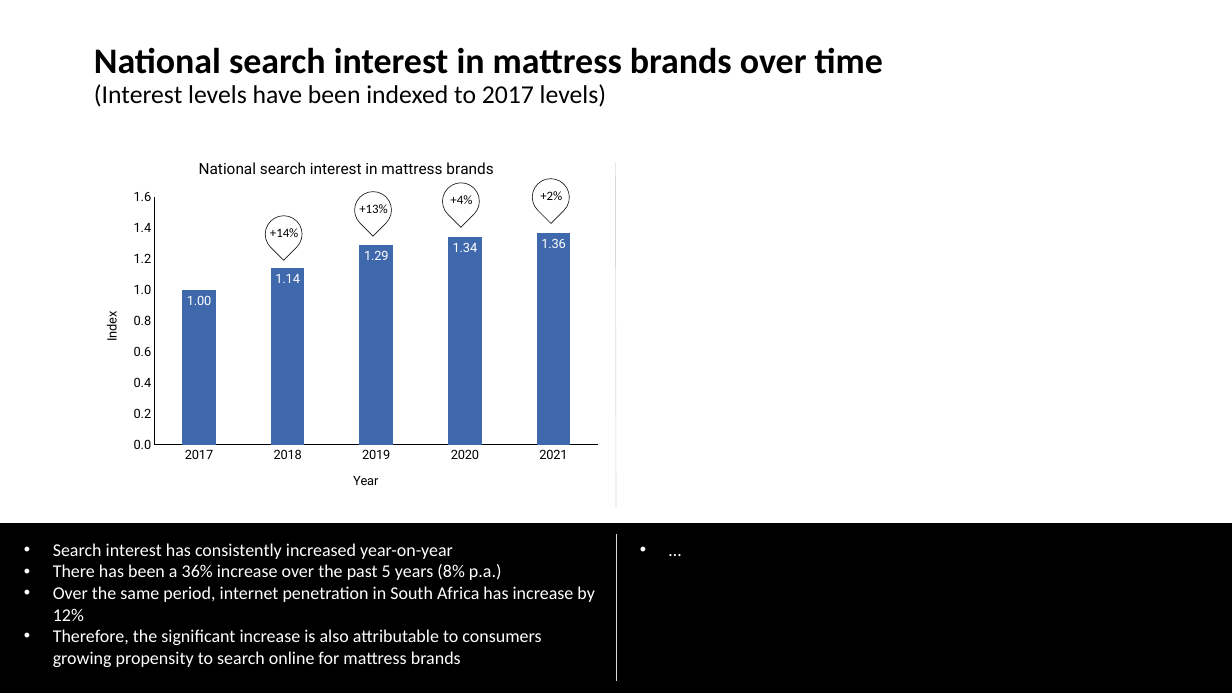
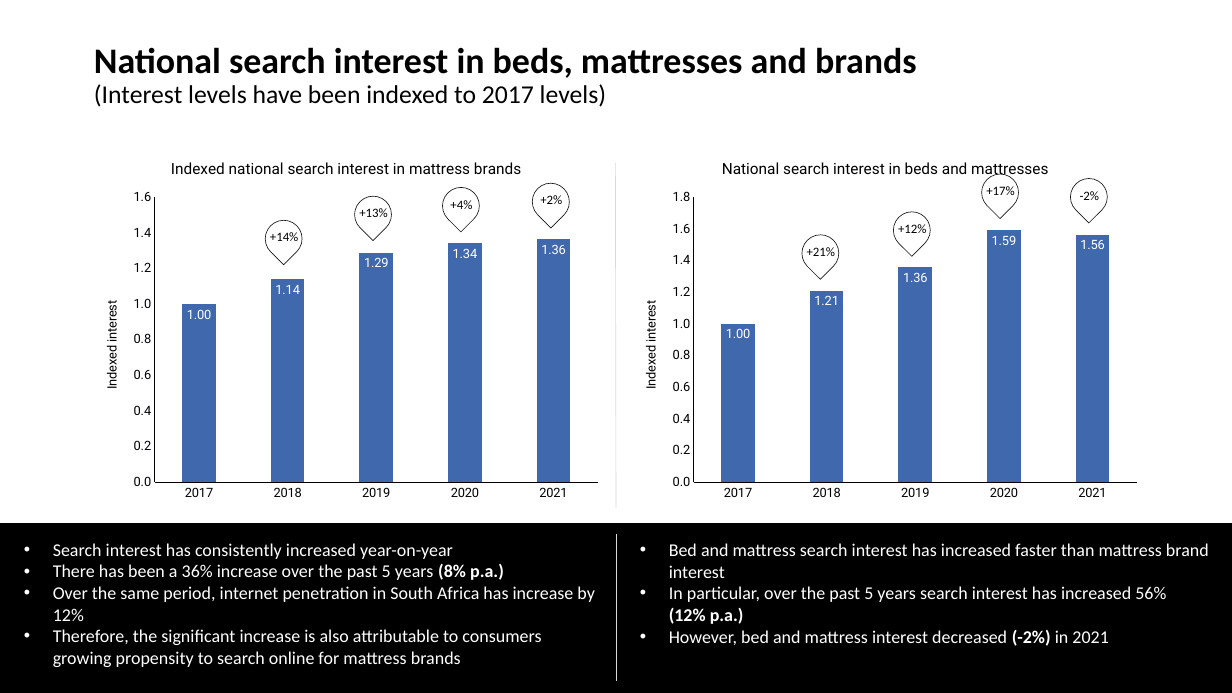
Before and after one commit to twdobson/mattress-trends, a slide deck: slide 8 of bravo_preso.pptx (slide 6 before the commit). Drawn at 1232x693 pixels with LibreOffice and Linux fonts; fonts in the diff are those of the drawing. Boxes give left, top, right and bottom in pixels: in the first picture for what was removed or moved away, otherwise in the second. Text is boxed around its words. In the diff, an @@ line names an element or a change of style, - is before the commit and + after.

```diff
--- a/bravo_preso.pptx
+++ b/bravo_preso.pptx
@@ title at [94, 47, 917, 107]: text changed @@
-National search interest in mattress brands over time
-(Interest levels have been indexed to 2017 levels)
+National search interest in beds, mattresses and brands
+(Interest levels have been indexed to 2017 levels)
@@ column chart at [85, 143, 609, 508] @@
@@ title "National search interest in mattress brands " to "Indexed national search interest in mattress brands " @@
@@ category axis title "Year " to "" @@
@@ value axis title "Index " to "Indexed interest " @@
@@ column chart added at [624, 143, 1148, 508] @@
+title "National search interest in beds and mattresses "
+categories: 2017, 2018, 2019, 2020, 2021
+Series 1: 1, 1.209539, 1.35625, 1.590461, 1.5625
@@ 4 texts, 4 teardrops: place and size @@
-4 texts, 4 teardrops at [258, 171, 577, 261]
+4 texts, 4 teardrops at [258, 175, 577, 265]
@@ teardrop added at [974, 166, 1026, 218], outline #181717 0.5 pt @@
@@ teardrop added at [1063, 171, 1115, 223], outline #181717 0.5 pt @@
@@ teardrop added at [886, 204, 938, 256], outline #181717 0.5 pt @@
@@ text added at [986, 186, 1014, 195], 10 pt, text #000000 @@
++17%
@@ text added at [1080, 191, 1100, 200], 10 pt, text #000000 @@
+-2%
@@ teardrop added at [795, 227, 847, 279], outline #181717 0.5 pt @@
@@ text added at [898, 224, 926, 233], 10 pt, text #000000 @@
++12%
@@ text added at [807, 247, 835, 256], 10 pt, text #000000 @@
++21%
@@ text at [53, 564, 504, 580]: bold on in "(8% p.a.)" @@
@@ text at [669, 543, 1209, 646]: text changed @@
-• …
+• Bed and mattress search interest has increased faster than mattress brand interest
+• In particular, over the past 5 years search interest has increased 56% (12% p.a.)
+• However, bed and mattress interest decreased (-2%) in 2021
```
Also in this commit, not shown: 9 other slides changed, 13 slides added, 2 slides removed, 4 other files.
